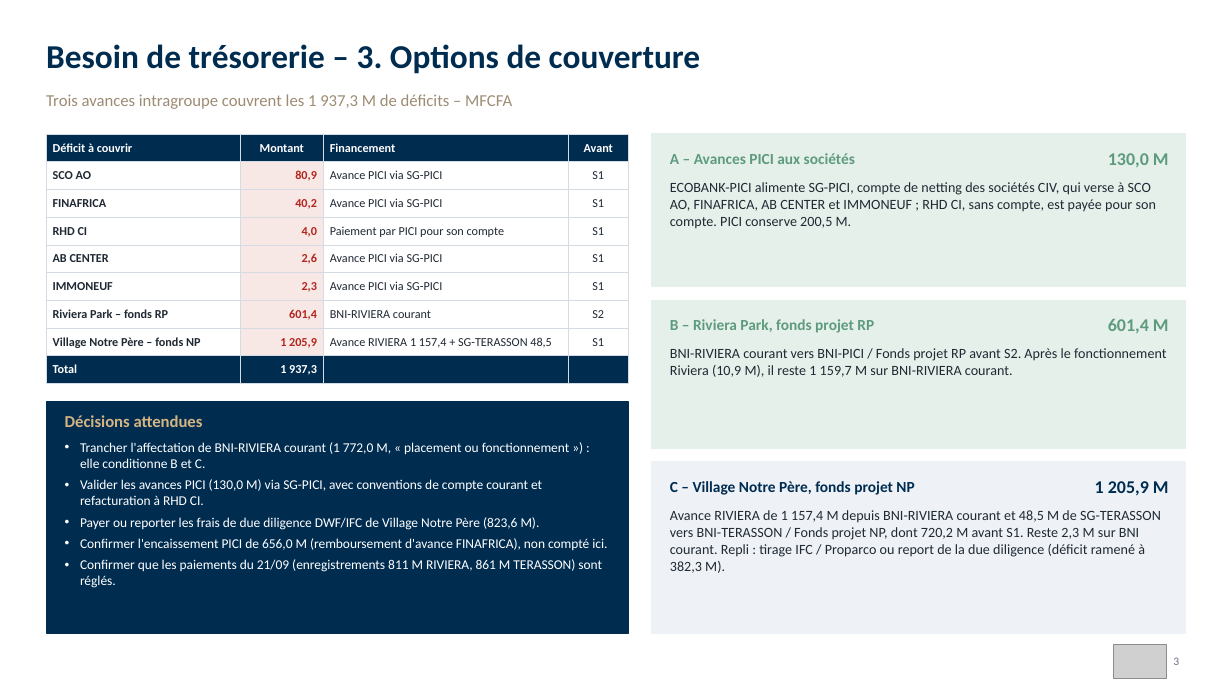
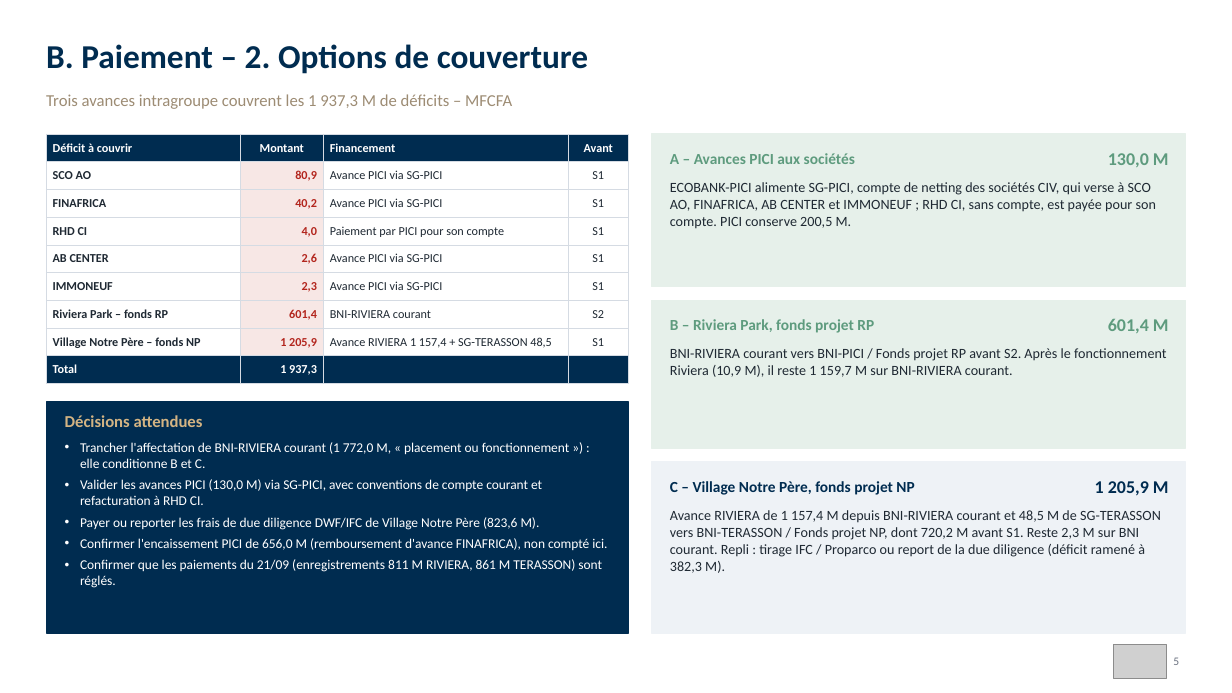
Before and after one commit to angehkouadio/claudeproject, a slide deck: slide 5 of RCI_Besoins_Tresorerie_Comptes_Paiement_30-09-2026.pptx (slide 3 before the commit). Drawn at 1232x693 pixels with LibreOffice and Linux fonts; fonts in the diff are those of the drawing; grey boxes stand for pictures. Boxes give left, top, right and bottom in pixels: in the first picture for what was removed or moved away, otherwise in the second. Text is boxed around its words. In the diff, an @@ line names an element or a change of style, - is before the commit and + after.

```diff
--- a/RCI_Besoins_Tresorerie_Comptes_Paiement_30-09-2026.pptx
+++ b/RCI_Besoins_Tresorerie_Comptes_Paiement_30-09-2026.pptx
@@ text at (46,44,589,74): text changed @@
-Besoin de trésorerie – 3. Options de couverture
+B. Paiement – 2. Options de couverture
@@ text at (1173,657,1179,665): text changed @@
-3
+5
```
Also in this commit, not shown: 2 other slides changed, 2 slides added.
